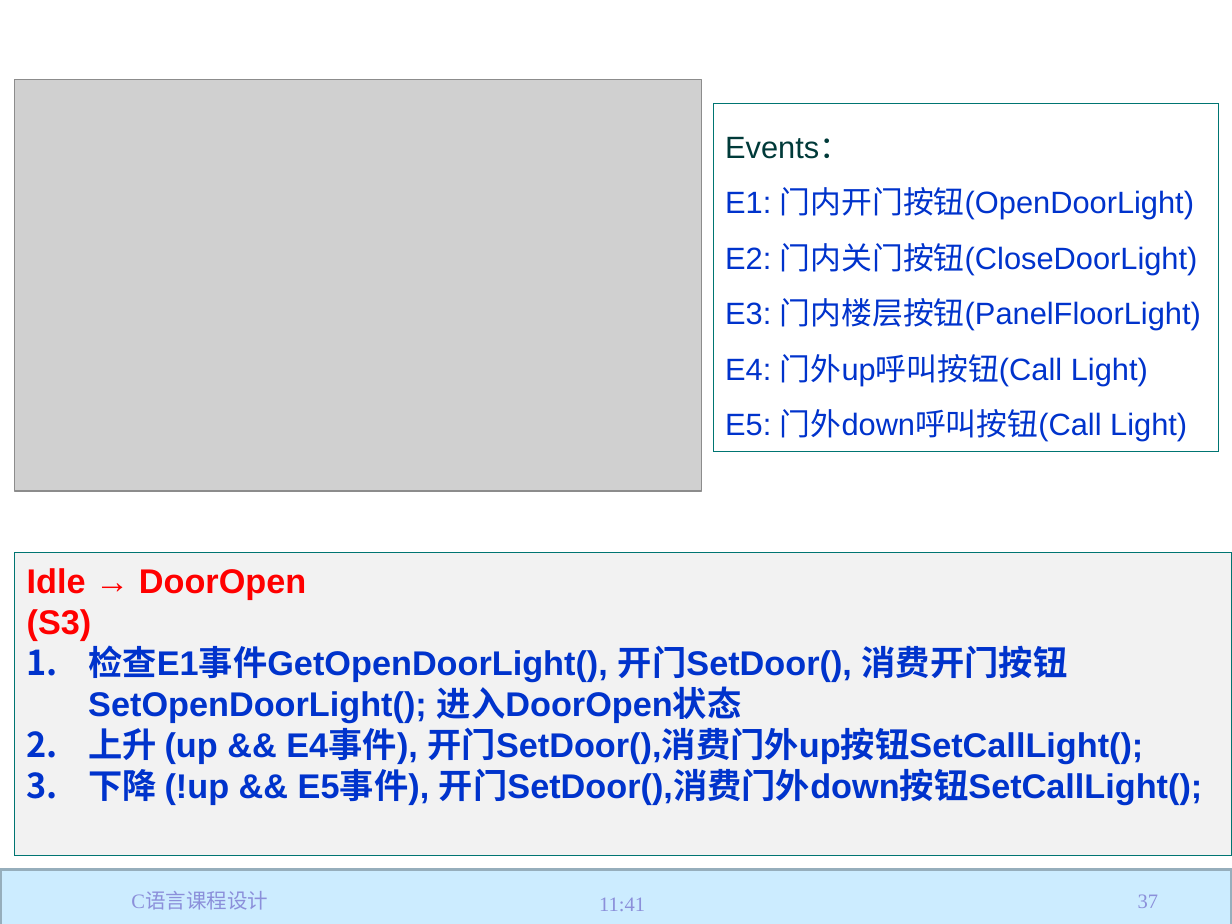
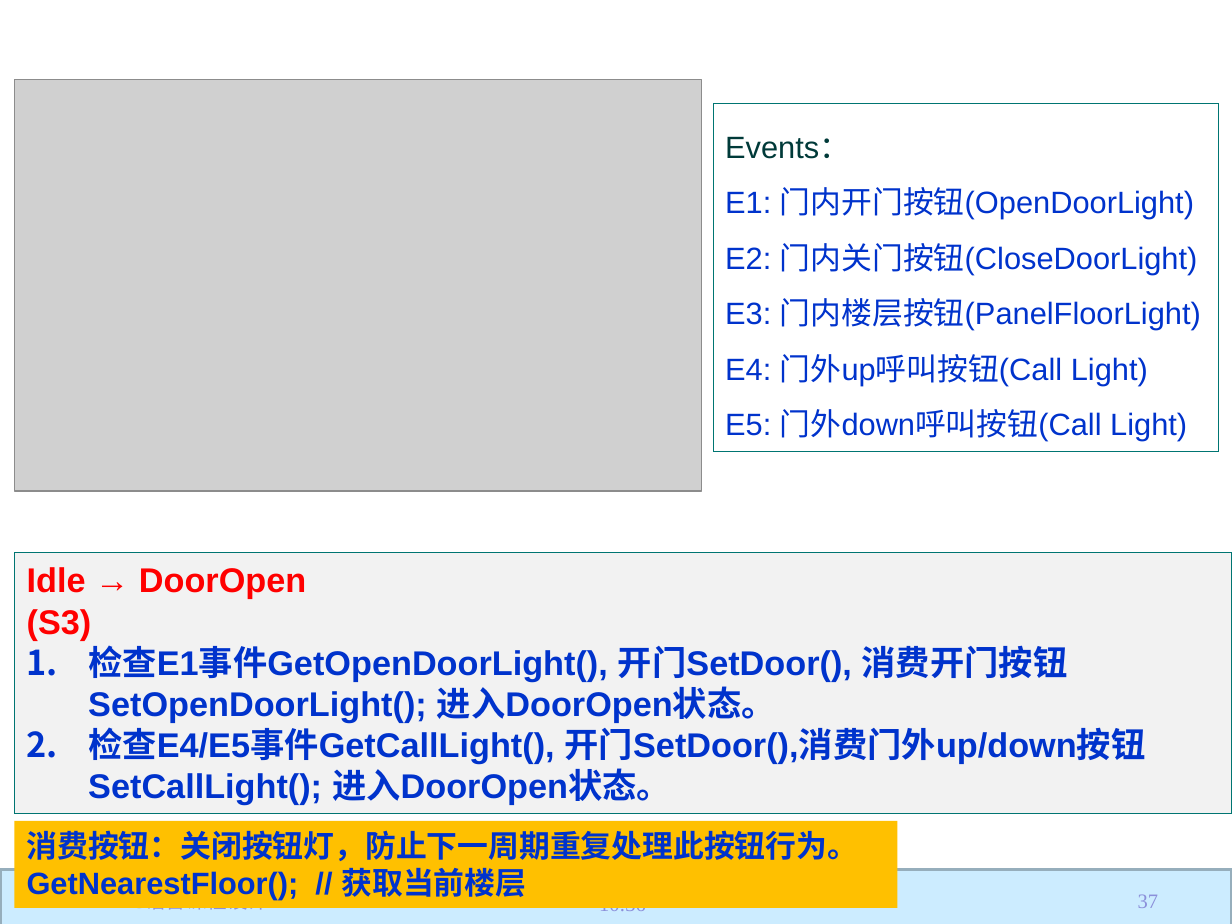
Before and after one commit to jtrfid/C-Repositories, a slide deck: slide 37 of 2017/C语言课程设计/C语言课程设计.pptx. Drawn at 1232x924 pixels with LibreOffice and Linux fonts; fonts in the diff are those of the drawing; grey boxes stand for pictures; background and template pictures are left out. Boxes give left, top, right and bottom in pixels: in the first picture for what was removed or moved away, otherwise in the second. Text is boxed around its words. In the diff, an @@ line names an element or a change of style, - is before the commit and + after.

```diff
--- a/2017/C语言课程设计/C语言课程设计.pptx
+++ b/2017/C语言课程设计/C语言课程设计.pptx
@@ rectangle "Idle → DoorOpen": place and size @@
-rectangle "Idle → DoorOpen" at [15,553,1232,856]
+rectangle "Idle → DoorOpen" at [15,553,1232,814]
@@ text in rectangle at [88,645,1146,805]: text changed @@
-1. 检查E1事件GetOpenDoorLight(), 开门SetDoor(), 消费开门按钮SetOpenDoorLight(); 进入DoorOpen状态
-2. 上升 (up && E4事件), 开门SetDoor(),消费门外up按钮SetCallLight();
-3. 下降 (!up && E5事件), 开门SetDoor(),消费门外down按钮SetCallLight();
+1. 检查E1事件GetOpenDoorLight(), 开门SetDoor(), 消费开门按钮SetOpenDoorLight(); 进入DoorOpen状态。
+2. 检查E4/E5事件GetCallLight(), 开门SetDoor(),消费门外up/down按钮SetCallLight(); 进入DoorOpen状态。
@@ rectangle added at [15,821,898,908], fill #FFC000, 18 pt, text #0033CC, bold @@
+消费按钮：关闭按钮灯，防止下一周期重复处理此按钮行为。
+GetNearestFloor(); // 获取当前楼层
@@ text at [599,908,646,916]: text changed @@
-11:41
+10:36
```
Also in this commit, not shown: 56 other slides changed, 4 other files.
